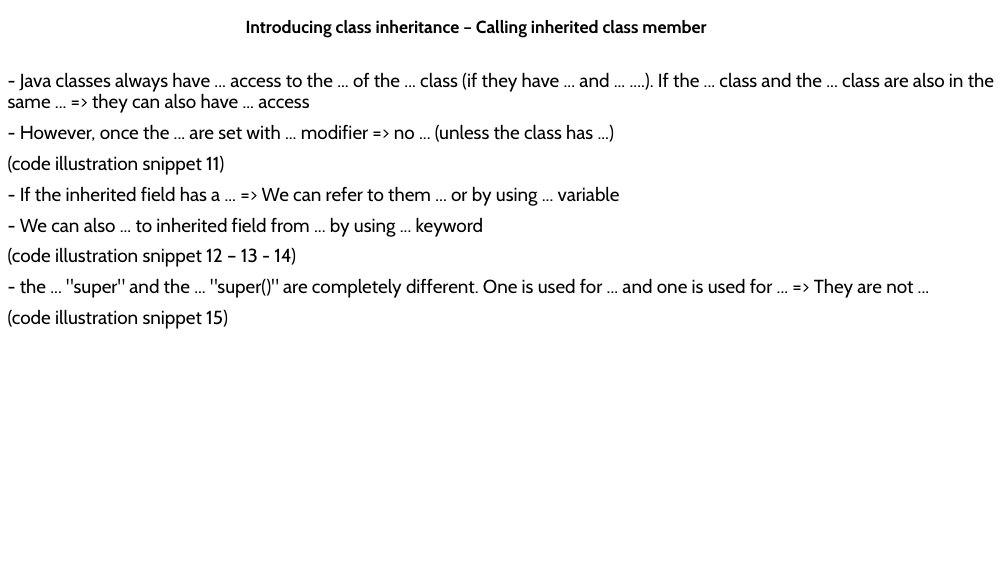
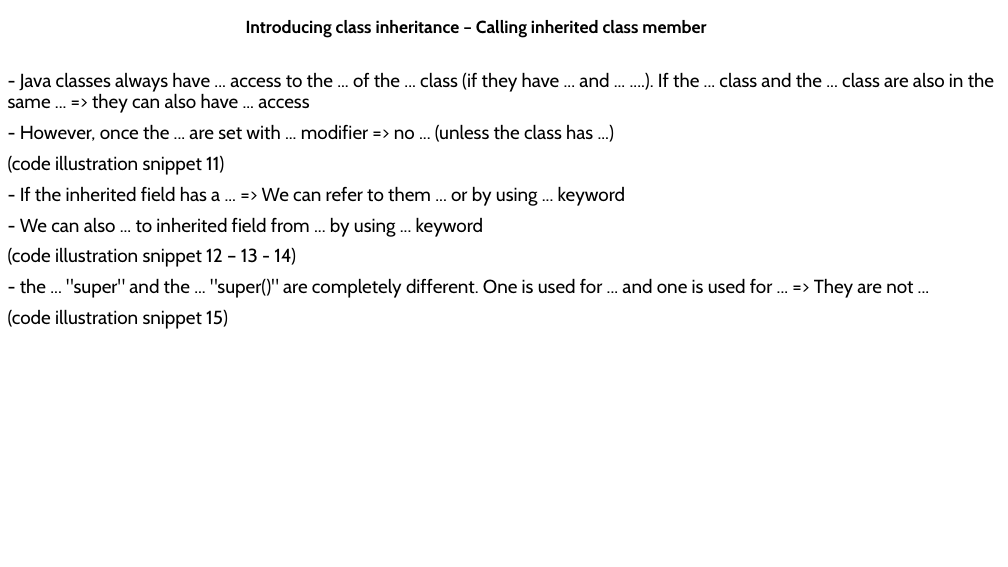
Before and after one commit to MaiDinhVinh/CS-Java, a slide deck: slide 13 of self-study resources/J8SE1/Chapter 5 - Class Design.pptx. Drawn at 1008x567 pixels with LibreOffice and Linux fonts; fonts in the diff are those of the drawing. Boxes give left, top, right and bottom in pixels: in the first picture for what was removed or moved away, otherwise in the second. Text is boxed around its words. In the diff, an @@ line names an element or a change of style, - is before the commit and + after.

Commit message:
1/2 chapter 5 presented

```diff
--- a/self-study resources/J8SE1/Chapter 5 - Class Design.pptx
+++ b/self-study resources/J8SE1/Chapter 5 - Class Design.pptx
@@ text at <box>20,186,625,206</box>: text changed @@
-- If the inherited field has a ... => We can refer to them ... or by using ... variable
+- If the inherited field has a ... => We can refer to them ... or by using ... keyword
```
